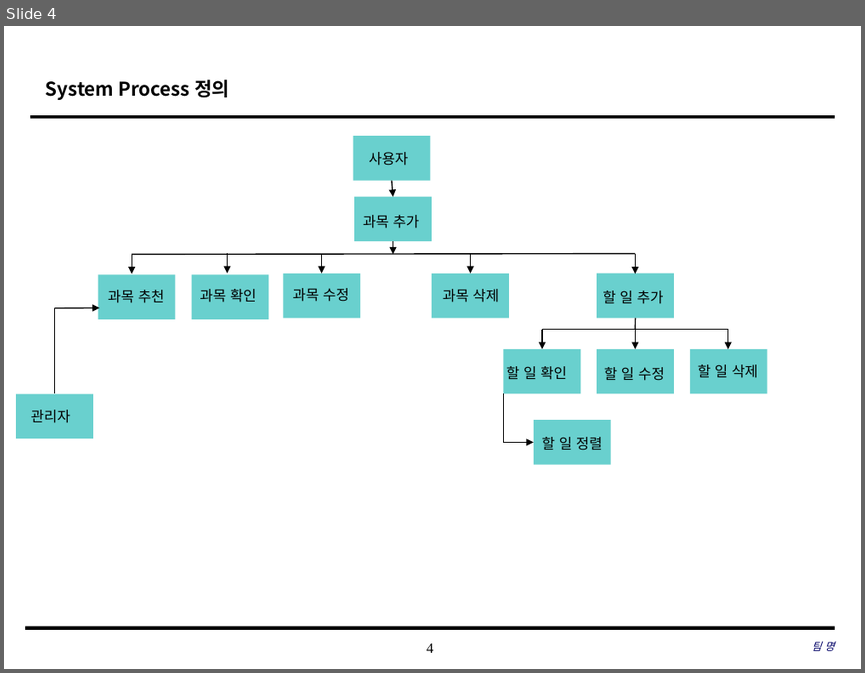
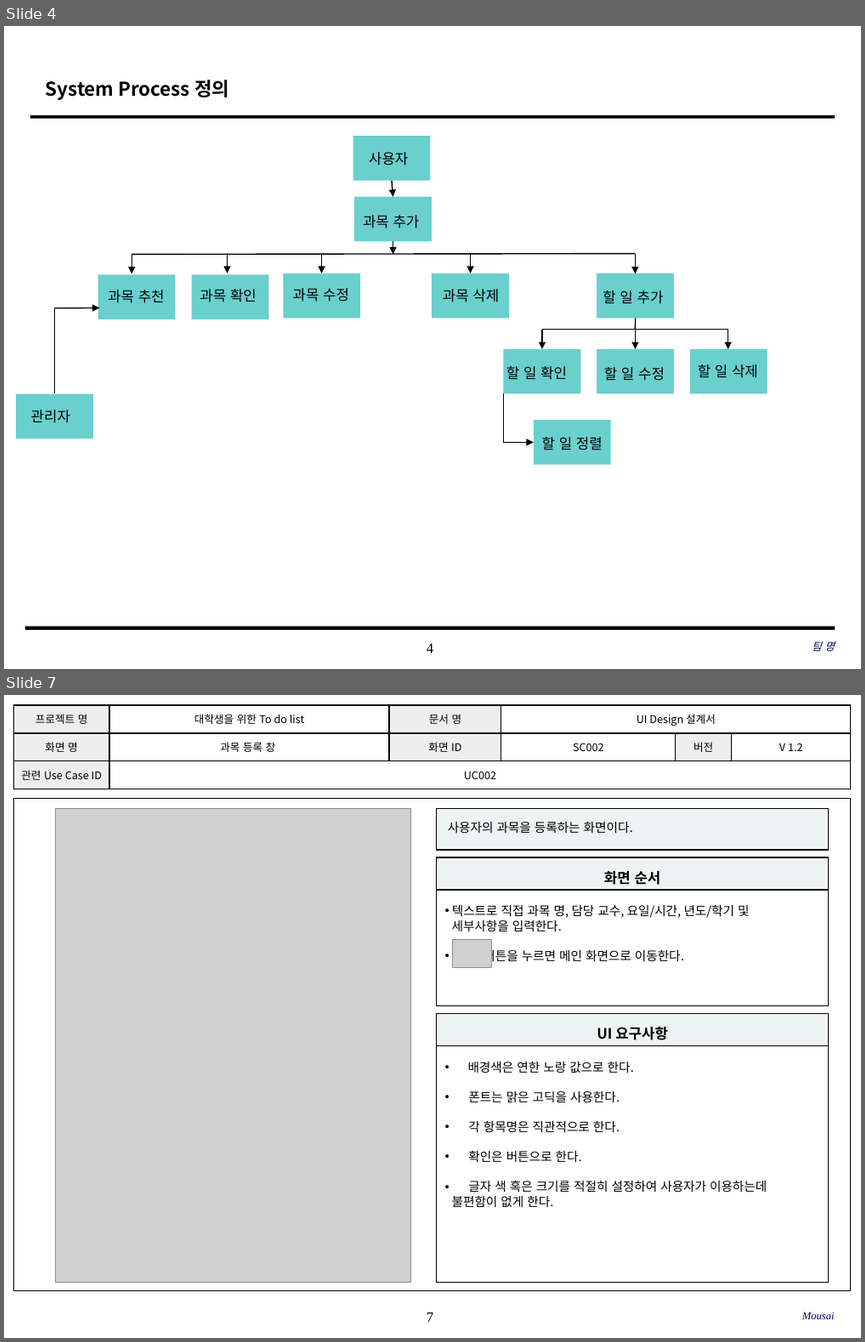
Before and after one commit to SE-admin/SE2017_2_mousai, a slide deck: doc/3_ 설계서/UI Design Template.pptx. Shown one above the other, each under a label of ours: slide 4 before the commit, slides 4 and 7 after it; the slides between them are not shown. The pictures are 865x673 and 865x1342 pixels, drawn with LibreOffice and Linux fonts; fonts in the diff are those of the drawing; grey boxes stand for pictures; background and template pictures are left out. Boxes give left, top, right and bottom in pixels: in the first picture for what was removed or moved away, otherwise in the second. Text is boxed around its words. In the diff, an @@ line names an element or a change of style, - is before the commit and + after.

Commit message:
유아이다이어그램 20170525_01_최소영(확인만함 수정x)

```diff
--- a/doc/3_ 설계서/UI Design Template.pptx
+++ b/doc/3_ 설계서/UI Design Template.pptx
@@ slide 7 added at box(4, 695, 861, 1338), background #FFFFFF; not listed: 1 template element that a slide beside it also shows @@
@@ table added at box(13, 705, 850, 789), 3 rows, 6 columns @@
+프로젝트 명 | 대학생을 위한 To do list | 문서 명 | UI Design 설계서 |  | 
+화면 명 | 과목 등록 창 | 화면 ID | SC002 | 버전 | V 1.2
+관련 Use Case ID | UC002 |  |  |  | 
@@ rectangle added at box(13, 798, 851, 1291), outline #000000 0.75 pt @@
@@ picture added at box(55, 808, 411, 1281) @@
@@ rectangle added at box(437, 808, 829, 849), fill #EEF4F4, outline #000000 1 pt, 10.5 pt, text #000000 @@
+사용자의 과목을 등록하는 화면이다.
@@ rectangle added at box(437, 857, 829, 890), fill #EEF4F4, outline #000000 1 pt, 12 pt, text #000000, bold @@
+화면 순서
@@ rectangle added at box(437, 890, 829, 1005), fill #FFFFFF, outline #000000 1 pt, 10.5 pt, text #000000 @@
+• 텍스트로 직접 과목 명, 담당 교수, 요일/시간, 년도/학기 및
+세부사항을 입력한다.
+• 버튼을 누르면 메인 화면으로 이동한다.
@@ picture added at box(452, 939, 492, 968) @@
@@ rectangle added at box(437, 1013, 829, 1045), fill #EEF4F4, outline #000000 1 pt, 12 pt, text #000000, bold @@
+UI 요구사항
@@ rectangle added at box(437, 1045, 829, 1281), fill #FFFFFF, outline #000000 1 pt, 10.5 pt, text #000000 @@
+• 배경색은 연한 노랑 값으로 한다.
+• 폰트는 맑은 고딕을 사용한다.
+• 각 항목명은 직관적으로 한다.
+• 확인은 버튼으로 한다.
+• 글자 색 혹은 크기를 적절히 설정하여 사용자가 이용하는데
+불편함이 없게 한다.
@@ text added at box(802, 1311, 834, 1319), 9 pt, text #000066, italic @@
+Mousai
```
Also in this commit, not shown: 4 slides changed, 13 other slides added.
